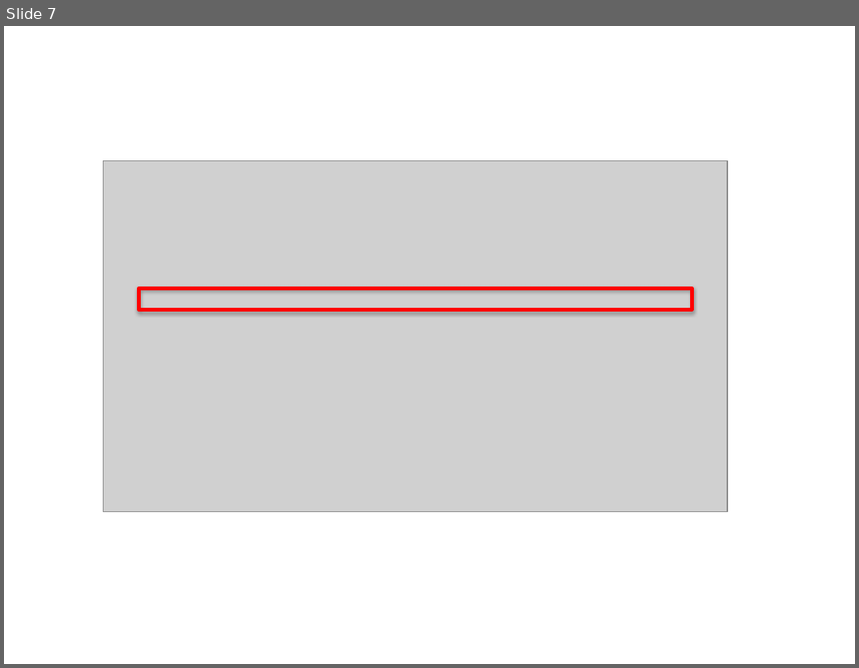
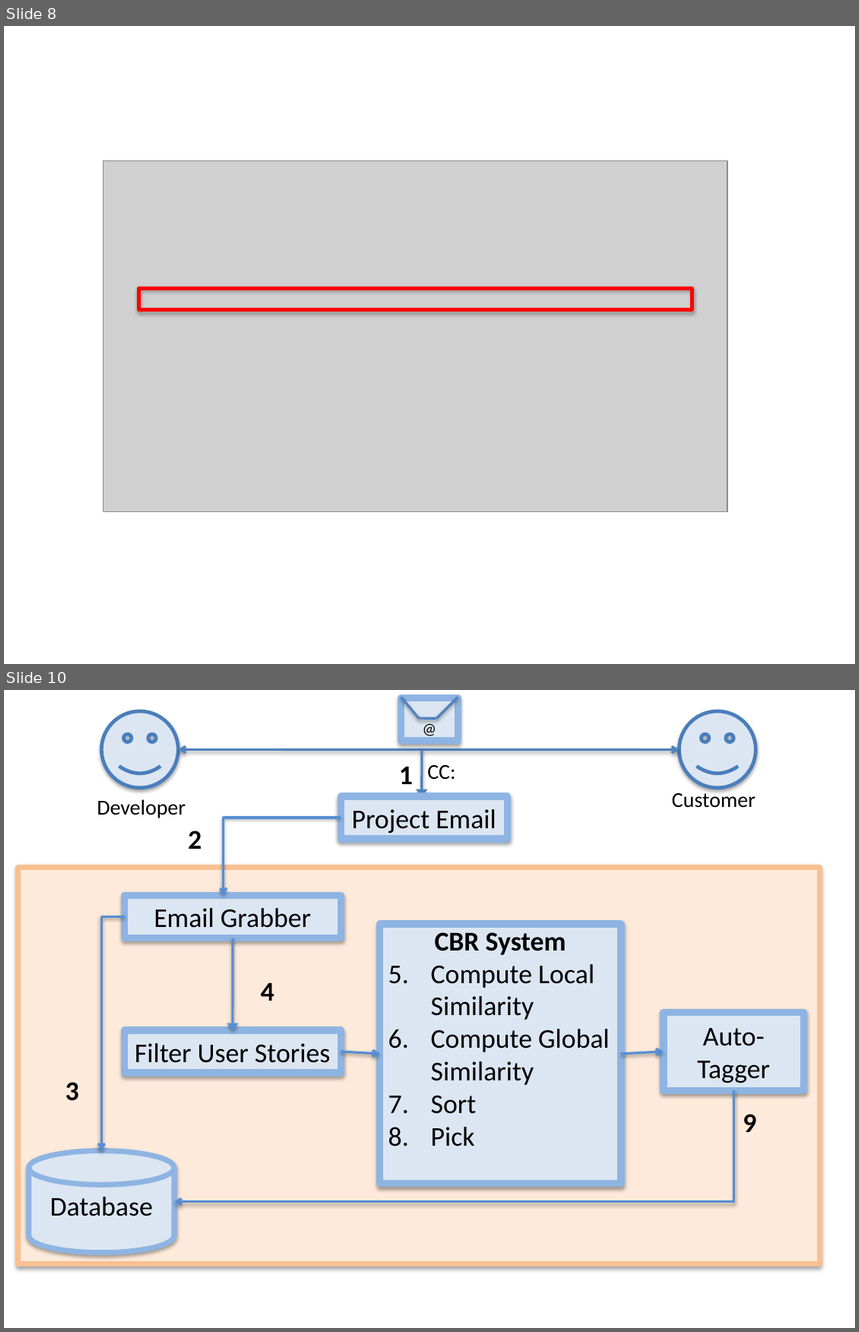
Before and after one commit to smsohan/Taggy, a slide deck: Thesis/arch.pptx. Shown one above the other, each under a label of ours: slide 7 before the commit, slides 8 and 10 after it; the slides between them are not shown. The pictures are 859x668 and 859x1332 pixels, drawn with LibreOffice and Linux fonts; fonts in the diff are those of the drawing; grey boxes stand for pictures. Boxes give left, top, right and bottom in pixels: in the first picture for what was removed or moved away, otherwise in the second. Text is boxed around its words. In the diff, an @@ line names an element or a change of style, - is before the commit and + after.

```diff
--- a/Thesis/arch.pptx
+++ b/Thesis/arch.pptx
@@ slide 10 added at (x1=4, y1=690, x2=855, y2=1328), background #FFFFFF @@
@@ smiley face added at (x1=102, y1=711, x2=179, y2=788), fill #DCE6F2, outline #4B7EBC 3 pt @@
@@ smiley face added at (x1=679, y1=711, x2=756, y2=788), fill #DCE6F2, outline #4B7EBC 3 pt @@
@@ group added at (x1=401, y1=697, x2=458, y2=740): 3 lines, 1 rectangle @@
+@
@@ double arrow added from (179, 749) to (679, 749), #4F81BD 2 pt @@
@@ arrow added from (422, 749) to (422, 796), #4F81BD 2 pt @@
@@ text added at (x1=399, y1=766, x2=413, y2=784), 23 pt, text #000000, bold @@
+1
@@ text added at (x1=427, y1=765, x2=455, y2=780), 18 pt, text #000000 @@
+CC:
@@ text added at (x1=97, y1=799, x2=186, y2=818), 18 pt, text #000000 @@
+Developer
@@ rectangle added at (x1=341, y1=796, x2=508, y2=839), fill #DCE6F2, outline #8EB4E3 6 pt, 23 pt, text #000000 @@
+Project Email
@@ text added at (x1=672, y1=790, x2=756, y2=808), 18 pt, text #000000 @@
+Customer
@@ elbow arrow added from (341, 818) to (224, 896), #558ED5 2 pt @@
@@ text added at (x1=188, y1=831, x2=202, y2=849), 23 pt, text #000000, bold @@
+2
@@ rectangle added at (x1=18, y1=867, x2=820, y2=1265), fill #FDEADA, outline #FAC090 4.5 pt @@
@@ elbow arrow added from (125, 917) to (102, 1151), #558ED5 2 pt @@
@@ rectangle added at (x1=125, y1=896, x2=341, y2=939), fill #DCE6F2, outline #8EB4E3 6 pt, 23 pt, text #000000 @@
+Email Grabber
@@ arrow added from (233, 939) to (233, 1030), #558ED5 2 pt @@
@@ rectangle added at (x1=380, y1=924, x2=621, y2=1184), fill #DCE6F2, outline #8EB4E3 6 pt, 23 pt, text #000000 @@
+CBR System
+5. Compute Local Similarity
+6. Compute Global Similarity
+7. Sort
+8. Pick
@@ text added at (x1=261, y1=983, x2=275, y2=1001), 23 pt, text #000000, bold @@
+4
@@ rectangle added at (x1=125, y1=1030, x2=341, y2=1073), fill #DCE6F2, outline #8EB4E3 6 pt, 23 pt, text #000000 @@
+Filter User Stories
@@ rectangle added at (x1=664, y1=1012, x2=804, y2=1091), fill #DCE6F2, outline #8EB4E3 6 pt, 23 pt, text #000000 @@
+Auto-Tagger
@@ arrow added from (341, 1052) to (380, 1054), #558ED5 2 pt @@
@@ arrow added from (621, 1054) to (664, 1052), #558ED5 2 pt @@
@@ text added at (x1=66, y1=1082, x2=79, y2=1101), 23 pt, text #000000, bold @@
+3
@@ elbow arrow added from (734, 1091) to (174, 1202), #558ED5 2 pt @@
@@ text added at (x1=743, y1=1114, x2=756, y2=1132), 23 pt, text #000000, bold @@
+9
@@ cylinder added at (x1=28, y1=1151, x2=174, y2=1253), fill #DCE6F2, outline #8EB4E3 4.5 pt, 23 pt, text #000000 @@
+Database
@@ what was slide 7 is now slide 8 @@
```
Also in this commit, not shown: 2 slides changed, 4 other slides added, 29 other files.
